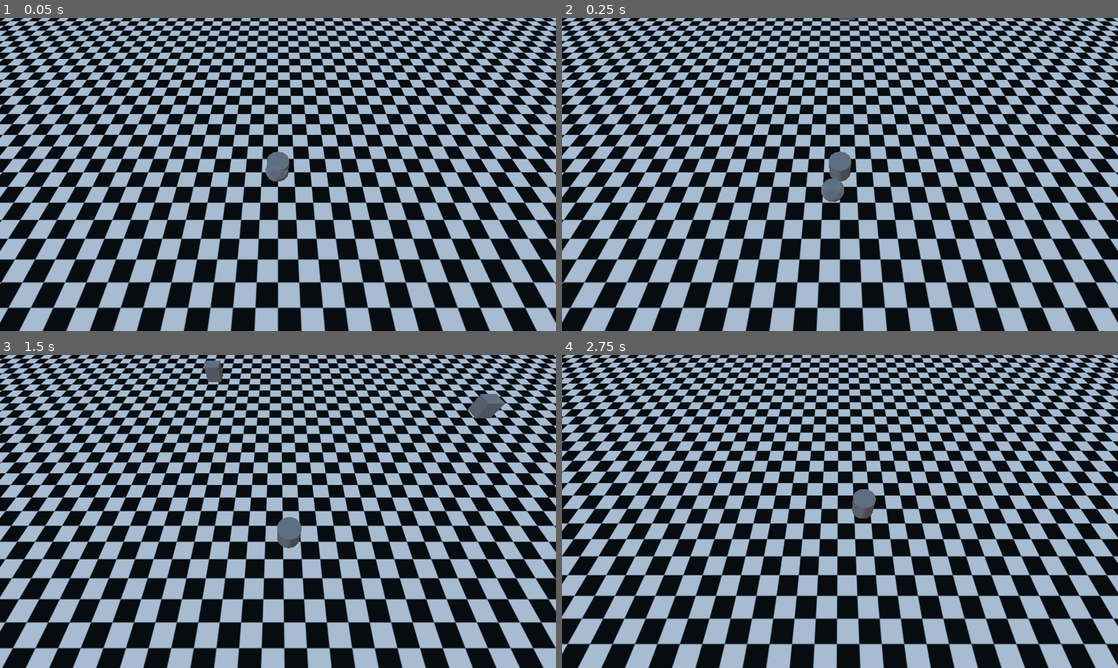
Above: before the commit, frames 1-4 (two rows, left to right).
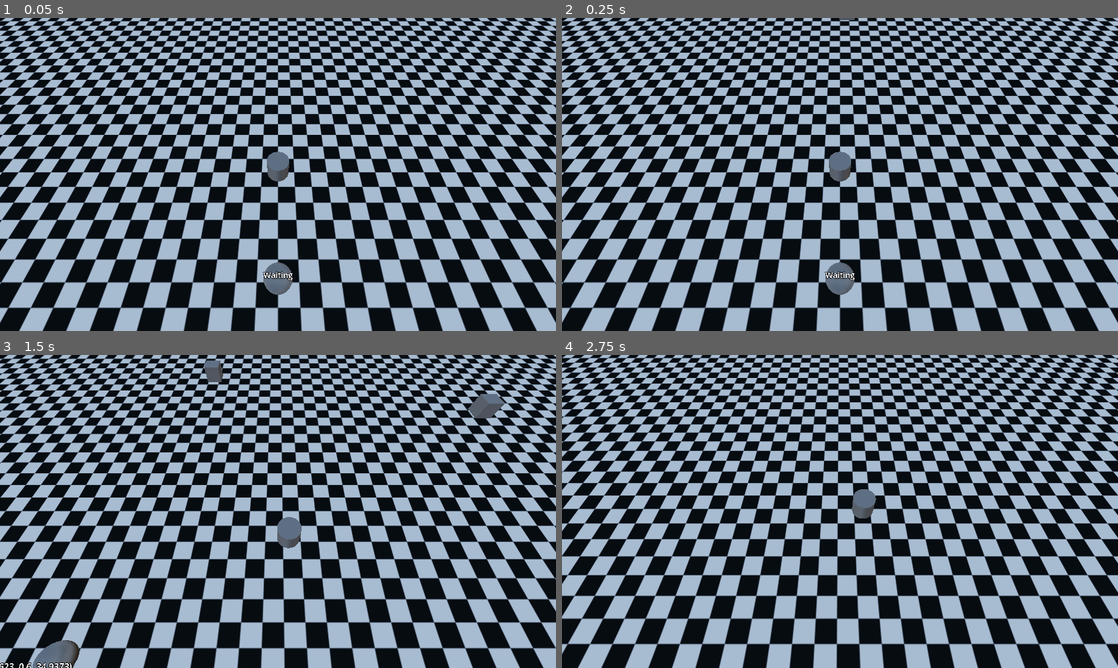
Above: after the commit, the same moments.

Repository: 0rbios/Haunted-Housekeeping
Game: Godot game, scene res://Temp/debug.tscn
Two runs of this game, one before a commit and one after it. Both use one fixed random seed, a clock stepped at 60 frames per second and the inputs below.
Inputs (mouse positions are in pixels of both pictures, inside the frame that each line leads up to):
- Up to frame 1 (0.05 s): no input
- Up to frame 2 (0.25 s): no input
- Up to frame 3 (1.5 s): move the mouse to (400, 495) at 0.52 s; hold D (Right) 0.53-1.28 s; tap E (Interact) at 0.6 s; move the mouse to (166, 527) at 1.27 s; hold S (Down) from 1.28 s (still down); tap Space (Dash) at 1.35 s
- Up to frame 4 (2.75 s): tap E (Interact) at 1.55, 2.1 s; move the mouse to (895, 442) at 2.02 s; release S (Down) at 2.03 s; hold D (Right) from 2.03 s (still down)

The runs differ from the first frame. In frame 1, 0.5% of the frame differs, in the area x 47-53%, y 47-89%; in frame 2, 0.6%, in the area x 46-53%, y 51-89%; in frame 3, 0.6%; in frame 4, nothing differs.

Commit message:
Added Ghosts Picking Up / Dropping Objects - Fixed Ghost Queues

Diff:
--- a/Objects/Ghost/Scripts/ghost.gd
+++ b/Objects/Ghost/Scripts/ghost.gd
@@ -1,35 +1,87 @@
 extends RigidBody3D
 
-var action
+# This is to replicate the player variables
+var dashing = false
+
 var randPos = Vector3(0, 0, 0)
 var speed = 5
 var rng = RandomNumberGenerator.new()
+var objects
+
+var carrying = false
+
+var pickupPos
+var pickupObject
 
 func _ready():
 	_choose_action()
 
 func _choose_action():
-	action = rng.randi_range(0, 1)
+	var action = rng.randi_range(0, 2)
+
+	print("Action: " + str(action))
 
 	match action:
 		0:
 			_generate_random_pos(-50, 50, -50, 50)
-			_move_to()
+			$CurrentAction.text = "Going to " + str(randPos)
+			_move_to(randPos, "cont")
 		1:
+			$CurrentAction.text = "Waiting"
 			$"Rest Timer".start()
+		2:
+			_pickup()
 
 func _generate_random_pos(minX, maxX, minZ, maxZ):
 	randPos = Vector3(rng.randf_range(minX, maxX), 0.6, rng.randf_range(minZ,maxZ))
 
-func _move_to():
+func _move_to(pos, next):
 	var tween = get_tree().create_tween()
-	tween.connect("finished", _move_finished)
-	var travelTime = sqrt((randPos.x ** 2) + (randPos.z ** 2)) / speed
-	print(travelTime)
-	tween.tween_property(self, "position", randPos, travelTime)
+
+	match next:
+		"cont": tween.connect("finished", _move_finished)
+		"grab": tween.connect("finished", _move_finished_grab)
+
+	var travelTime = sqrt(((pos.x - self.position.x) ** 2) + ((pos.z - self.position.z) ** 2)) / speed
+	print("Movement speed: " + str(travelTime))
+	tween.tween_property(self, "position", pos, travelTime)
 
 func _move_finished():
+	print("Move to:" + str(randPos) + ", Stopped at: " + str(self.position))
+	_choose_action()
+
+func _move_finished_grab():
+	print("Pickup at:" + str(pickupPos) + ", Stopped at: " + str(self.position))
+	pickupObject.carrier = self
+	pickupObject.isCarried = true
+	carrying = true
 	_choose_action()
 
 func _rest_over():
+	print("Timer Out")
 	_choose_action()
+
+func _pickup():
+
+	if carrying:
+		pickupObject.isCarried = false
+		pickupObject.position = Vector3(self.position.x, self.position.y, self.position.z)
+		_choose_action()
+	else:
+		# IF NO ITEMS ARE EVER CREATED OR DESTROYED THEN THIS SHOULD BE MOVED TO _READY
+		objects = get_tree().get_nodes_in_group("object")
+
+		var findNearest = []
+		var pickedObject
+
+		for i in range(objects.size()):
+			findNearest.push_back(sqrt(((objects[i].position.x - self.position.x) ** 2) + ((objects[i].position.z - self.position.z) ** 2)))
+
+		pickedObject = findNearest.find(findNearest.min())
+
+		$CurrentAction.text = "Picking up " + str(objects[pickedObject])
+
+		pickupPos = Vector3(objects[pickedObject].position.x, 0.6, objects[pickedObject].position.z)
+		pickupObject = objects[pickedObject]
+
+		_move_to(Vector3(objects[pickedObject].position.x, 0.6, objects[pickedObject].position.z), "grab")
--- a/Objects/Ghost/ghost.tscn
+++ b/Objects/Ghost/ghost.tscn
@@ -6,7 +6,7 @@
 
 [sub_resource type="SphereMesh" id="SphereMesh_8iwm6"]
 
-[node name="Ghost" type="RigidBody3D" unique_id=774080266]
+[node name="Ghost" type="RigidBody3D" unique_id=774080266 groups=["ghost"]]
 collision_layer = 2
 collision_mask = 2
 gravity_scale = 0.0
@@ -19,5 +19,10 @@
 mesh = SubResource("SphereMesh_8iwm6")
 
 [node name="Rest Timer" type="Timer" parent="." unique_id=21313540]
+one_shot = true
+
+[node name="CurrentAction" type="Label3D" parent="." unique_id=604558182]
+transform = Transform3D(1, 0, 0, 0, 0.4214949, 0.9068308, 0, -0.9068308, 0.4214949, 0, 1.4872648, 0)
+font_size = 45
 
 [connection signal="timeout" from="Rest Timer" to="." method="_rest_over"]
--- a/Objects/Pickups/Script/pickup.gd
+++ b/Objects/Pickups/Script/pickup.gd
@@ -4,6 +4,11 @@
 
 var canPickup = false
 var isCarried = false
+
+var possibleCarrier
+@onready var carrier = $"../Player"
+
+@onready var ghosts = get_tree().get_nodes_in_group("ghost")
 
 func _physics_process(_delta):
 	if linear_velocity == Vector3(0, 0, 0):
@@ -16,19 +21,20 @@
 	if Input.is_action_just_pressed("Interact"):
 		if canPickup:
 			isCarried = true
+			carrier = possibleCarrier
 		elif isCarried:
 			isCarried = false
 			canPickup = true
-			self.position = Vector3($"../Player".position.x, $"../Player".position.y, $"../Player".position.z)
+			self.position = Vector3(carrier.position.x, carrier.position.y, carrier.position.z)
 
-	if $"../Player".dashing and isCarried:
+	if carrier.dashing and isCarried:
 		isCarried = false
 		canPickup = true
-		self.position = Vector3($"../Player".position.x, $"../Player".position.y, $"../Player".position.z)
+		self.position = Vector3(carrier.position.x, carrier.position.y, carrier.position.z)
 
 	if isCarried:
 		canPickup = false
-		self.position = Vector3($"../Player".position.x, $"../Player".position.y + 1, $"../Player".position.z)
+		self.position = Vector3(carrier.position.x, carrier.position.y + 1, carrier.position.z)
 
 	if Input.is_action_pressed("Use") and isCarried:
 		match pickupType:
@@ -38,8 +44,14 @@
 	if body.is_in_group("player") and global.playerHovering == false:
 		global.playerHovering = true
 		canPickup = true
+		possibleCarrier = body
+	if body.is_in_group("ghost"):
+		canPickup = true
+		possibleCarrier = body
 
 func _collision_exit(body: Node3D):
 	global.playerHovering = false
 	if body.is_in_group("player"):
 		canPickup = false
+	if body.is_in_group("ghost"):
+		canPickup = false
--- a/Objects/Pickups/pickup.tscn
+++ b/Objects/Pickups/pickup.tscn
@@ -8,7 +8,7 @@
 
 [sub_resource type="BoxShape3D" id="BoxShape3D_7kwjt"]
 
-[node name="Object" type="RigidBody3D" unique_id=203089754]
+[node name="Object" type="RigidBody3D" unique_id=203089754 groups=["object"]]
 linear_velocity = Vector3(0, 0.1, 0)
 script = ExtResource("1_l2ofb")
 
--- a/Temp/debug.tscn
+++ b/Temp/debug.tscn
@@ -40,4 +40,4 @@
 transform = Transform3D(1, 0, 0, 0, 1, 0, 0, 0, 1, 18.570656, 4.685247, -6.6874313)
 
 [node name="Ghost" parent="." unique_id=774080266 instance=ExtResource("4_whauu")]
-transform = Transform3D(1, 0, 0, 0, 1, 0, 0, 0, 1, 0, 0.6, 0)
+transform = Transform3D(1, 0, 0, 0, 1, 0, 0, 0, 1, 0, 0.6, 4.575736)
--- a/project.godot
+++ b/project.godot
@@ -28,6 +28,8 @@
 [global_group]
 
 player=""
+object=""
+ghost=""
 
 [input]
 
